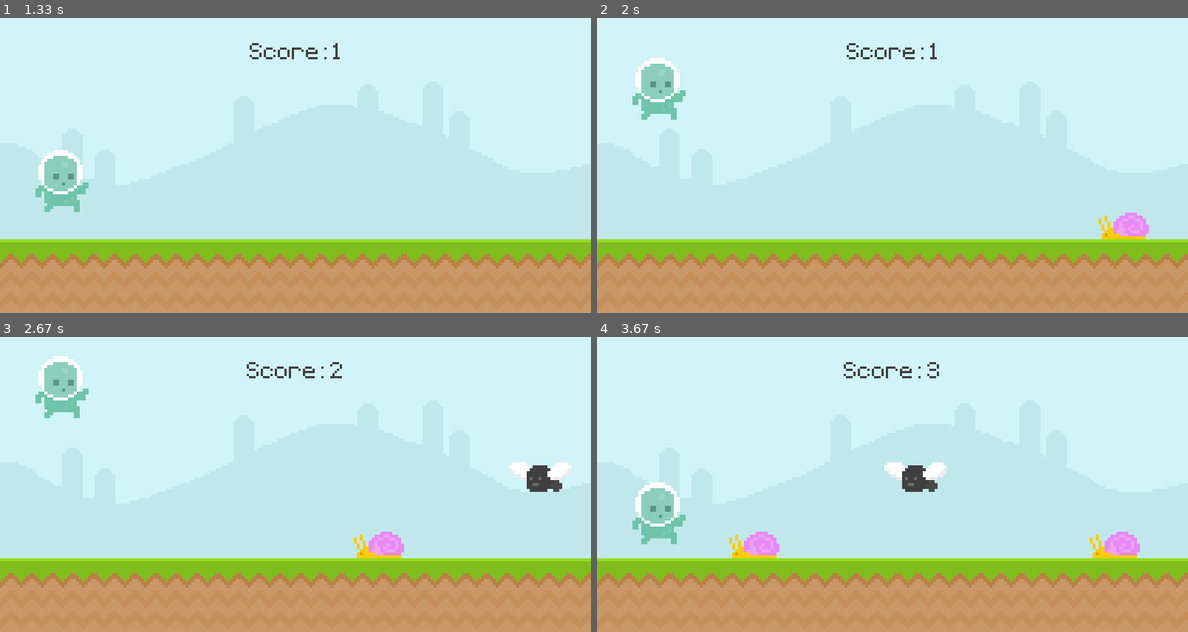
Above: before the commit, frames 1-4 (two rows, left to right).
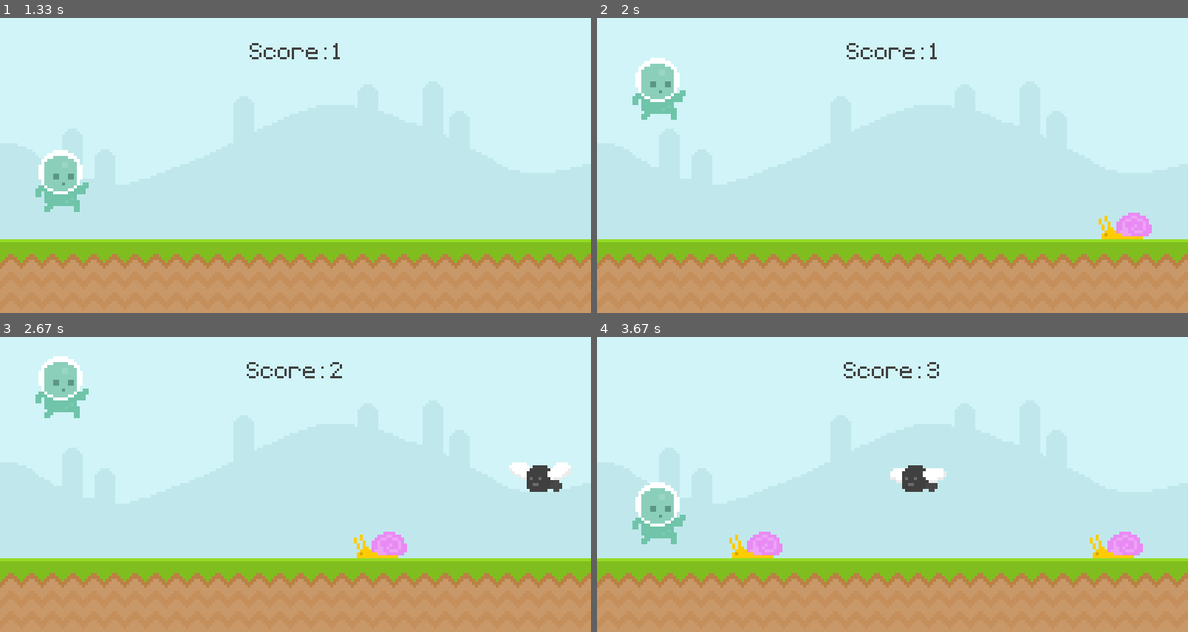
Above: after the commit, the same moments.

Repository: atrox3d/ultimate-introduction-to-pygame
Game: pygame game, started from main.py
The game is run twice, just before and just after one commit, with the same random seed, the same clock (stepped at 60 frames per second) and the same inputs.
Inputs (mouse positions are in pixels of both pictures, inside the frame that each line leads up to):
- Up to frame 1 (1.33 s): tap Space at 0.33 s; click (59, 206) at 0.72 s
- Up to frame 2 (2 s): click (656, 206) at 1.55 s
- Up to frame 3 (2.67 s): tap Space at 2.33 s
- Up to frame 4 (3.67 s): tap Space at 2.73, 3.03, 3.57 s

Frame 1 is identical in both runs. In frame 2, 0.2% of the frame differs, in the area x 87-94%, y 66-75%; in frame 3, 0.2%; in frame 4, 0.6%, in the area x 24-93%, y 42-75%.

Commit message:
obstacle animation

Diff:
--- a/main.py
+++ b/main.py
@@ -99,12 +99,22 @@
 ground_img = 'graphics/ground.png'
 ground_bg = pygame.image.load(ground_img).convert()                 # load terrain background and convert it
 #
-snail_img = 'graphics/snail/snail1.png'
-snail = pygame.image.load(snail_img).convert_alpha()                # load snail and converting respecting alpha channel
+snail_frame1 = 'graphics/snail/snail1.png'
+snail_frame1 = pygame.image.load(snail_frame1).convert_alpha()                # load snail and converting respecting alpha channel
+snail_frame2 = 'graphics/snail/snail2.png'
+snail_frame2 = pygame.image.load(snail_frame2).convert_alpha()                # load snail and converting respecting alpha channel
+snail_index = 0
+snail_frames = [snail_frame1, snail_frame2]
+snail = snail_frames[snail_index]
 # snail_rect = snail.get_rect(bottomright=(600, 300))
 #
-fly_img = 'graphics/Fly/Fly1.png'
-fly = pygame.image.load(fly_img).convert_alpha()                    # load snail and converting respecting alpha channel
+fly_frame1 = 'graphics/Fly/Fly1.png'
+fly_frame1 = pygame.image.load(fly_frame1).convert_alpha()                    # load snail and converting respecting alpha channel
+fly_frame2 = 'graphics/Fly/Fly2.png'
+fly_frame2 = pygame.image.load(fly_frame2).convert_alpha()                    # load snail and converting respecting alpha channel
+fly_index = 0
+fly_frames = [fly_frame1, fly_frame2]
+fly = fly_frames[fly_index]
 # fly_rect = fly.get_rect(bottomright=(600, 300))
 
 obstacle_rect_list = []
@@ -136,6 +146,10 @@
 obstacle_timer = pygame.USEREVENT + 1                               # get next user event available
 pygame.time.set_timer(obstacle_timer, 900)                          # set user event every 900 ms
 #
+snail_timer = pygame.USEREVENT + 2
+pygame.time.set_timer(snail_timer, 500)                          # set user event every 900 ms
+fly_timer = pygame.USEREVENT + 3
+pygame.time.set_timer(fly_timer, 200)                          # set user event every 900 ms
 
 while True:                                                         # main loop
     for event in pygame.event.get():                                # loop through events
@@ -164,13 +178,18 @@
                         print('jump')
                         player_gravity = -20                        # jump
             elif event.type == obstacle_timer:
-                print('test timer')
+                print('OBSTACLE TIMER')
                 if randint(0, 1):
-                    print('snail')
                     obstacle_rect_list.append(snail.get_rect(bottomright=(randint(900, 1100), 300)))
                 else:
                     print('fly')
                     obstacle_rect_list.append(fly.get_rect(bottomright=(randint(900, 1100), 210)))
+            elif event.type == snail_timer:
+                snail_index = 0 if snail_index == 1 else 1
+                snail = snail_frames[snail_index]
+            elif event.type == fly_timer:
+                fly_index = 0 if fly_index == 1 else 1
+                fly = fly_frames[fly_index]
         else:
             if event.type == pygame.KEYDOWN:                        # check if key is pressed
                 if event.key == pygame.K_SPACE:                     # if pressed check if space
